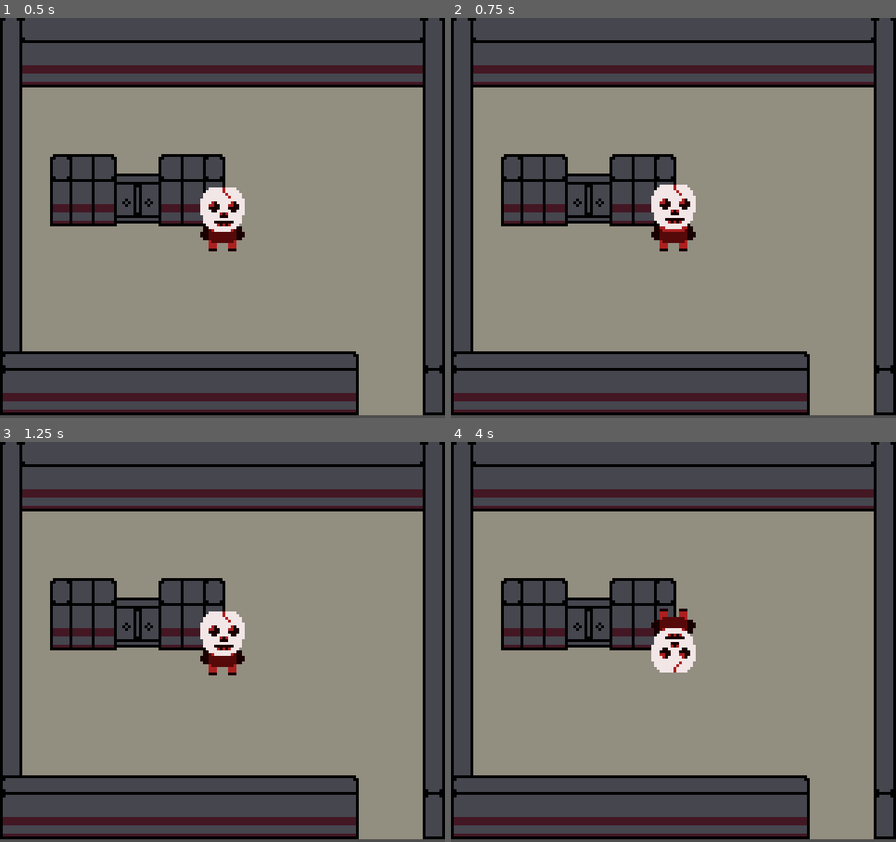
Above: before the commit, frames 1-4 (two rows, left to right).
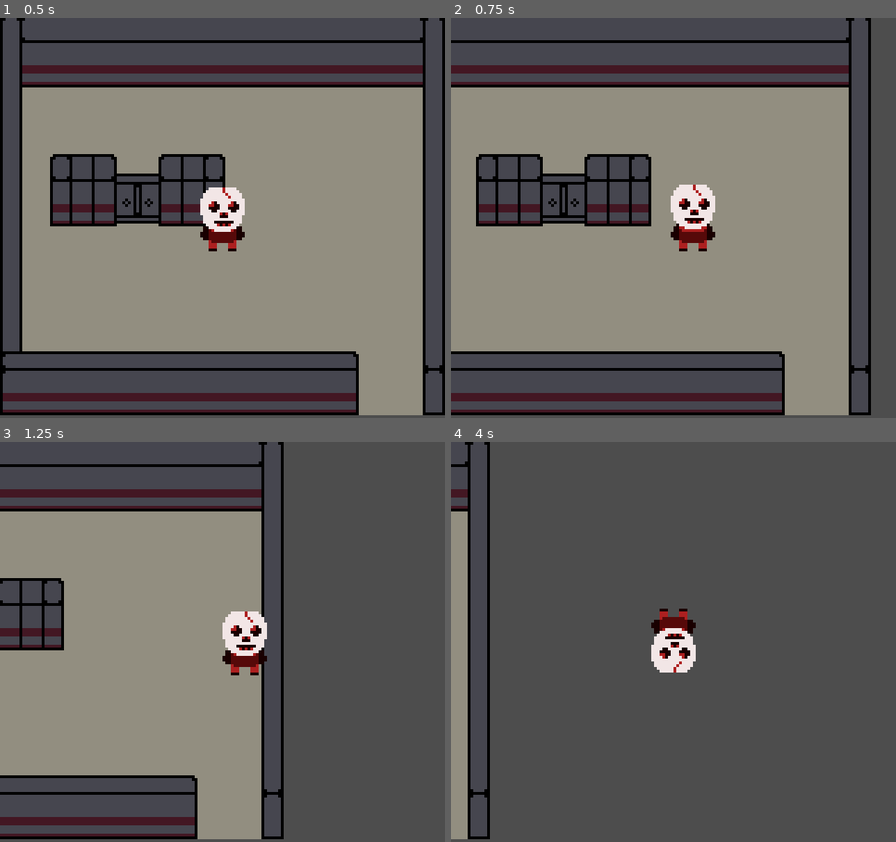
Above: after the commit, the same moments.

Repository: WillGuerreiros/GBJAM12
Game: Godot game, scene res://scenes/teste.tscn
Two runs of this game, one before a commit and one after it. Both use one fixed random seed, a clock stepped at 60 frames per second and the inputs below.
Inputs:
- Up to frame 1 (0.5 s): no input
- Up to frame 2 (0.75 s): hold Right (right_button) from 0.53 s (still down)
- Up to frame 3 (1.25 s): keep holding Right (right_button)
- Up to frame 4 (4 s): release Right (right_button) at 1.28 s; hold Down (down_button) 1.28-2.03 s; hold Right (right_button) 2.03-2.78 s; hold Up (up_button) 2.78-3.53 s; hold Left (left_button) from 3.53 s (still down)

Frame 1 is identical in both runs. In frame 2, 16% of the frame differs, in the area x 0-100%, y 0-100%; in frame 3, 44%; in frame 4, 70%.

Commit message:
Movement

Diff:
--- a/scenes/player.tscn
+++ b/scenes/player.tscn
@@ -62,7 +62,7 @@
 motion_mode = 1
 script = ExtResource("1_7lprj")
 speed = 100.0
-accel = 100.0
+accel = 1000.0
 
 [node name="spriteanim" type="AnimatedSprite2D" parent="."]
 sprite_frames = SubResource("SpriteFrames_wjvs4")
--- a/scripts/player.gd
+++ b/scripts/player.gd
@@ -31,8 +31,12 @@
 		currentState = states.IDLE_UP
 	elif Input.is_action_just_pressed("left_button"):
 		currentState = states.WALK_LEFT
+	elif Input.is_action_just_released("left_button"):
+		currentState = states.IDLE_LEFT
 	elif Input.is_action_just_pressed("right_button"):
 		currentState = states.WALK_RIGHT
+	elif Input.is_action_just_released("right_button"):
+		currentState = states.IDLE_RIGHT
 
 	match currentState:
 		states.IDLE_DOWN:
@@ -40,25 +44,25 @@
 		states.PICKUP_DOWN:
 			pickup_down_function()
 		states.WALK_DOWN:
-			walk_down_function()
+			walk_down_function(_delta)
 		states.IDLE_UP:
 			idle_up_function()
 		states.PICKUP_UP:
 			pickup_up_function()
 		states.WALK_UP:
-			walk_up_function()
+			walk_up_function(_delta)
 		states.IDLE_LEFT:
 			idle_lef_function()
 		states.PICKUP_LEFT:
 			pickup_left_function()
 		states.WALK_LEFT:
-			walk_left_function()
+			walk_left_function(_delta)
 		states.IDLE_RIGHT:
 			idle_right_function()
 		states.PICKUP_RIGHT:
 			pickup_right_function()
 		states.WALK_RIGHT:
-			walk_right_function()
+			walk_right_function(_delta)
 	move_and_slide()
 
 func change_state(newState):
@@ -70,11 +74,13 @@
 	player.velocity = Vector2.ZERO
 	spriteanim.flip_v = false
 
-func walk_down_function():
+func walk_down_function(_delta):
 	spriteanim.play("walk_down_animation")
 	spriteanim.flip_v = false
 	if velocity.y < speed:
-		velocity.y = velocity.y + 1*accel
+		velocity += Vector2.DOWN * accel * _delta
+		print(velocity)
+
 
 func pickup_down_function():
 	pass
@@ -88,27 +94,33 @@
 func pickup_up_function():
 	pass
 
-func walk_up_function():
+func walk_up_function(_delta):
 	spriteanim.play("walk_down_animation")
 	spriteanim.flip_v = true
 	if velocity.y > -speed:
-		velocity.y = velocity.y -1*accel
+		velocity += Vector2.UP*accel*_delta
 		print(player.velocity)
 
 func idle_lef_function():
-	pass
+	spriteanim.play("idle_down_animation")
+	player.velocity = Vector2.ZERO
 
 func pickup_left_function():
 	pass
 
-func walk_left_function():
-	pass
+func walk_left_function(_delta):
+	if velocity.x > -speed:
+		velocity += Vector2.LEFT*_delta*accel
+		print(velocity)
 
 func idle_right_function():
-	pass
+	spriteanim.play("idle_down_animation")
+	player.velocity = Vector2.ZERO
 
 func pickup_right_function():
 	pass
 
-func walk_right_function():
-	pass
+func walk_right_function(_delta):
+	if velocity.x < speed:
+		velocity += Vector2.RIGHT*_delta*accel
+		print(velocity)
